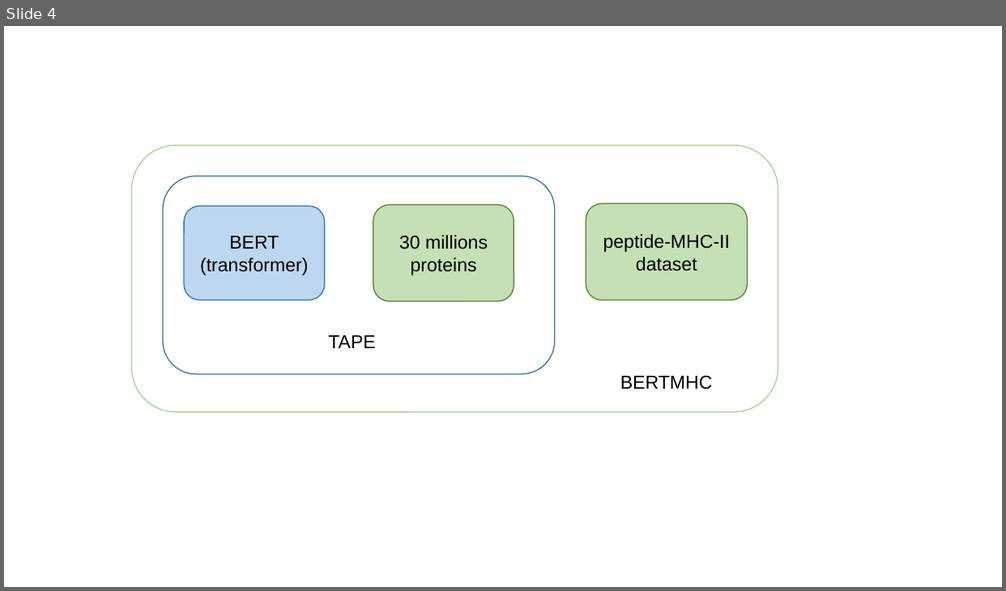
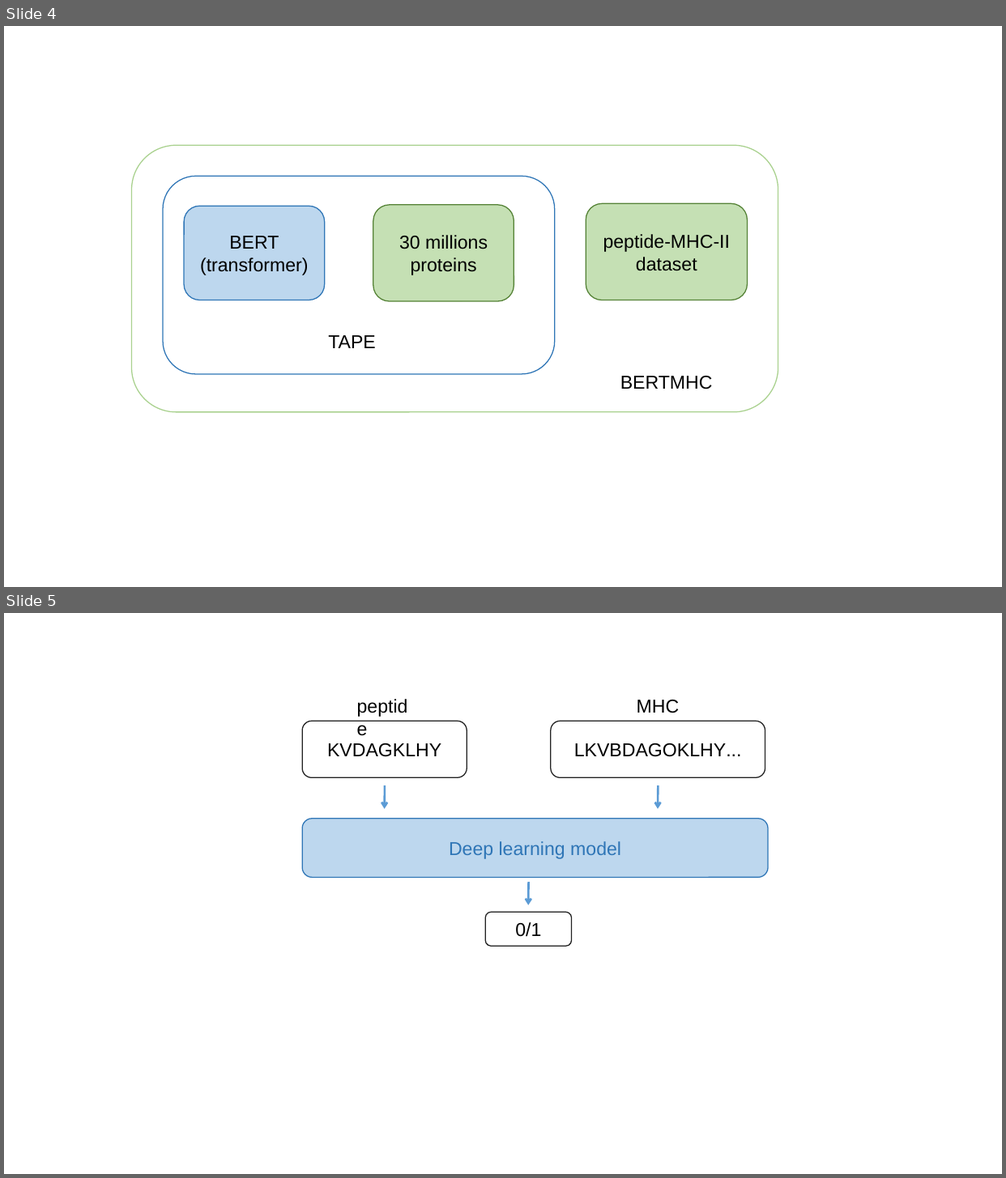
Before and after one commit to arceda/phd_thesis, a slide deck: latex/Presentation1.pptx. Shown one above the other, each under a label of ours: slide 4 before the commit, slides 4 and 5 after it. The pictures are 1006x591 and 1006x1178 pixels, drawn with LibreOffice and Linux fonts; fonts in the diff are those of the drawing. Boxes give left, top, right and bottom in pixels: in the first picture for what was removed or moved away, otherwise in the second. Text is boxed around its words. In the diff, an @@ line names an element or a change of style, - is before the commit and + after.

```diff
--- a/latex/Presentation1.pptx
+++ b/latex/Presentation1.pptx
@@ slide 5 added at [4,613,1002,1174], background #FFFFFF @@
@@ text added at [350,691,420,721], 18 pt, text #000000 @@
+peptide
@@ text added at [637,700,680,713], 18 pt, text #000000 @@
+MHC
@@ rounded rectangle added at [302,721,467,777], outline #202020 1 pt, 18 pt, text #000000 @@
+KVDAGKLHY
@@ rounded rectangle added at [551,721,765,777], outline #202020 1 pt, 18 pt, text #000000 @@
+LKVBDAGOKLHY...
@@ arrow added from (385, 786) to (385, 809), #5B9BD5 2 pt @@
@@ arrow added from (658, 786) to (658, 809), #5B9BD5 2 pt @@
@@ rounded rectangle added at [302,819,768,878], fill #BDD7EE, outline #2E75B6 1 pt, 18 pt, text #2E75B6 @@
+Deep learning model
@@ arrow added from (529, 883) to (528, 905), #5B9BD5 2 pt @@
@@ rounded rectangle added at [485,913,572,946], outline #202020 1 pt, 18 pt, text #000000 @@
+0/1
```
Also in this commit, not shown: 8 other files.
